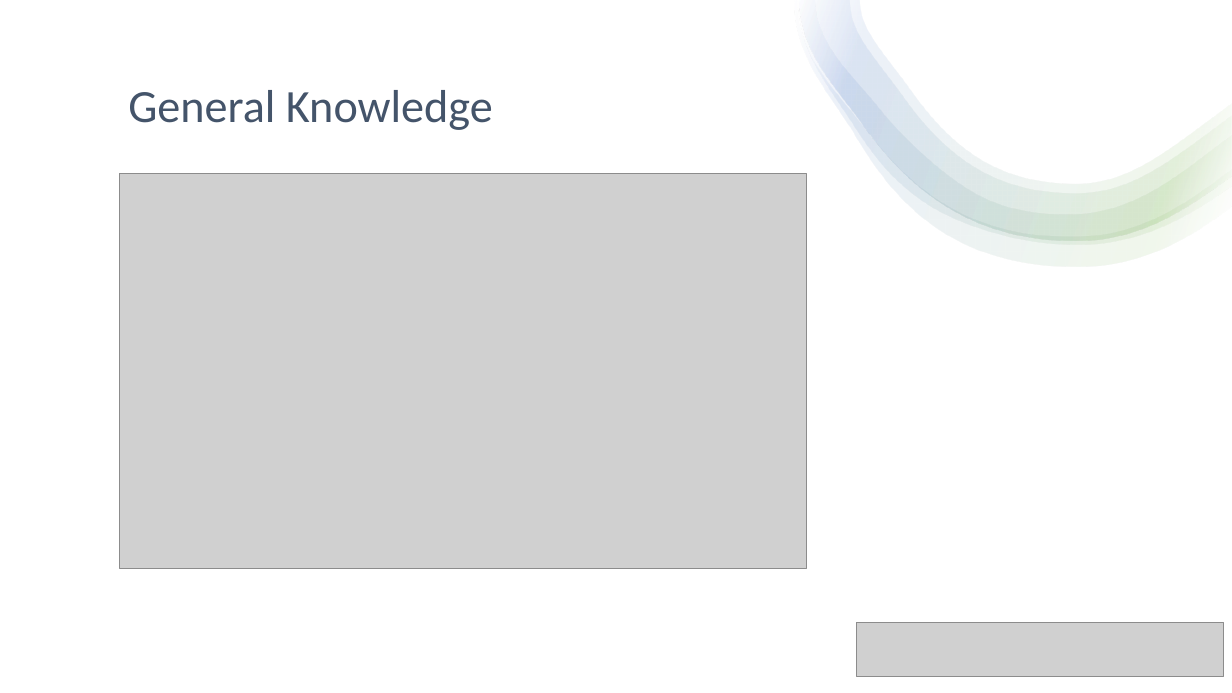
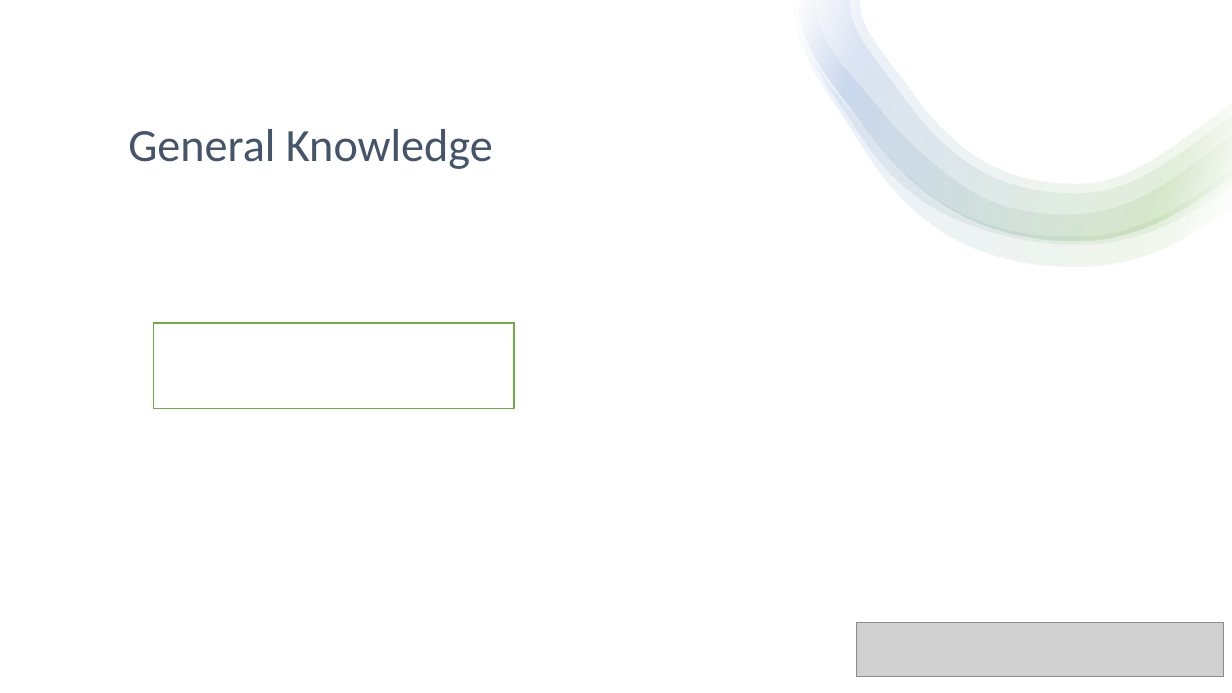
Before and after one commit to niklastrinkl/DornFussenegger-Trinkl-LinkedList-2022, a slide deck: slide 3 of Präsentation.pptx. Drawn at 1232x693 pixels with LibreOffice and Linux fonts; fonts in the diff are those of the drawing; grey boxes stand for pictures. Boxes give left, top, right and bottom in pixels: in the first picture for what was removed or moved away, otherwise in the second. Text is boxed around its words. In the diff, an @@ line names an element or a change of style, - is before the commit and + after.

Commit message:
präsentation

```diff
--- a/Präsentation.pptx
+++ b/Präsentation.pptx
@@ title "General Knowledge": place and size @@
-title "General Knowledge" at bbox=[128, 90, 493, 130]
+title "General Knowledge" at bbox=[128, 129, 493, 169]
@@ picture removed at bbox=[119, 174, 807, 568] @@
@@ rectangle added at bbox=[153, 323, 514, 409], fill #FFFFFF, outline #70AD47 1 pt @@
```
Also in this commit, not shown: 10 slides added, 8 slides removed.
